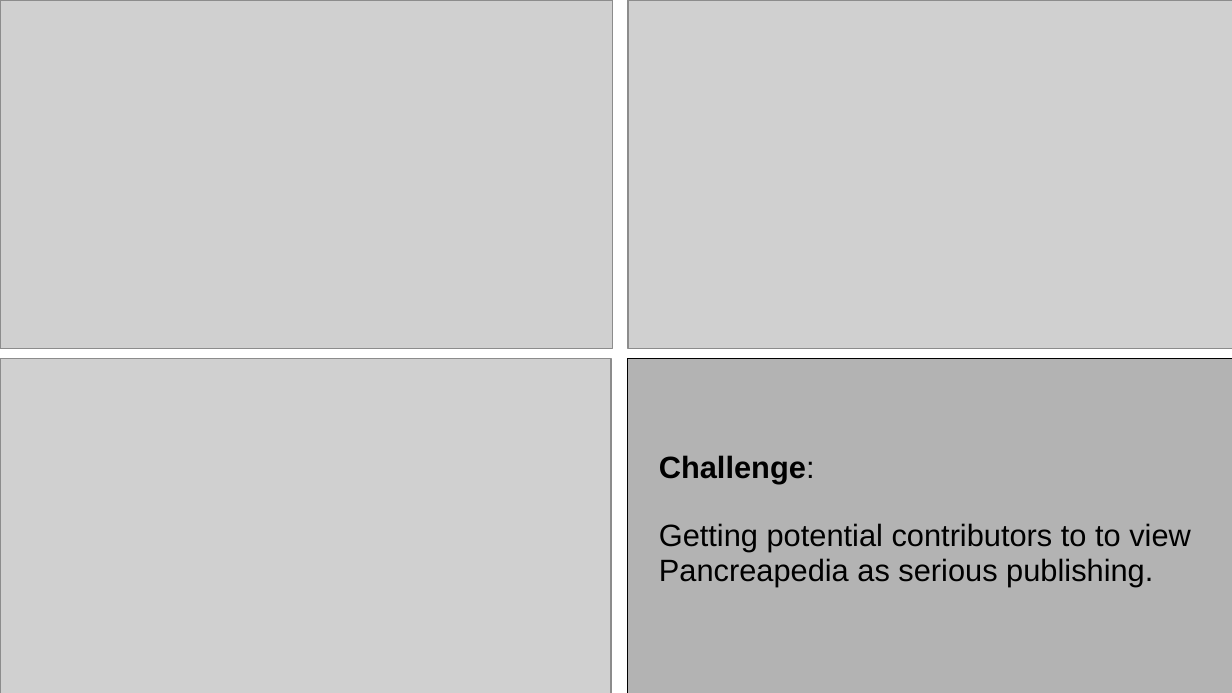
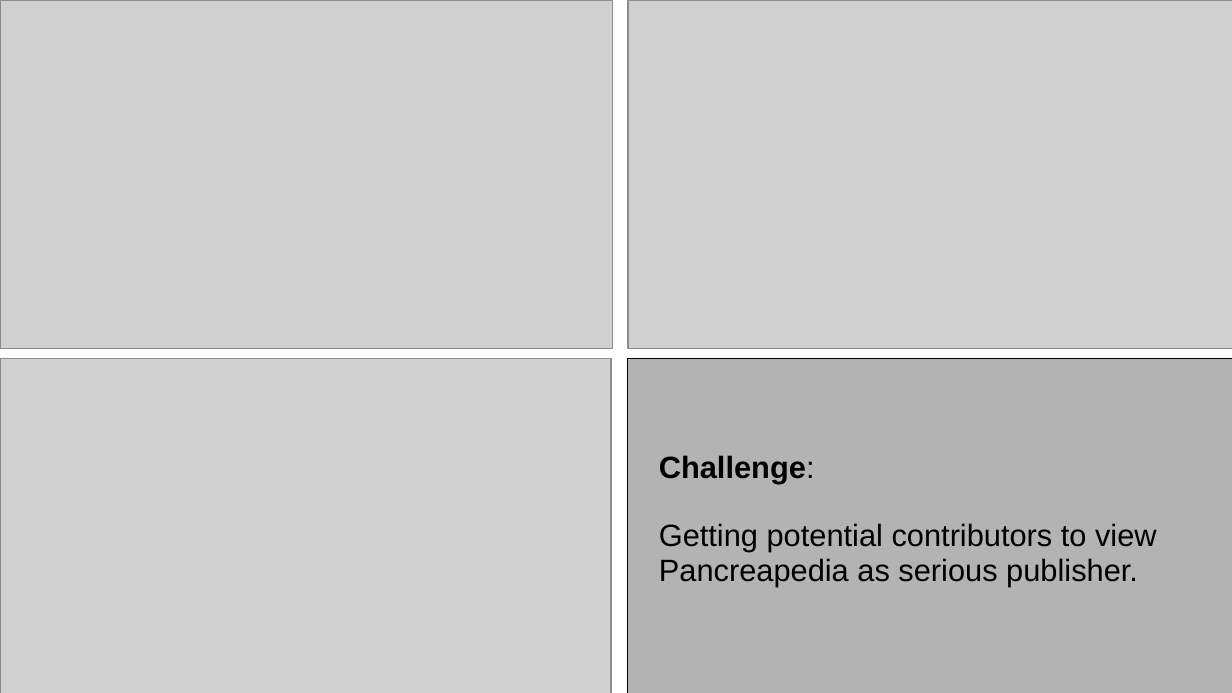
Before and after one commit to bryanesmith/panc-lightning-talk, a slide deck: slide 7 of pancreapedia-mlib-lightning.2012-07.ppt. Drawn at 1232x693 pixels with LibreOffice and Linux fonts; fonts in the diff are those of the drawing; grey boxes stand for pictures; background and template pictures are left out. Boxes give left, top, right and bottom in pixels: in the first picture for what was removed or moved away, otherwise in the second. Text is boxed around its words. In the diff, an @@ line names an element or a change of style, - is before the commit and + after.

```diff
--- a/pancreapedia-mlib-lightning.2012-07.ppt
+++ b/pancreapedia-mlib-lightning.2012-07.ppt
@@ text at box(659, 523, 1157, 586): text changed @@
-Getting potential contributors to to view
-Pancreapedia as serious publishing.
+Getting potential contributors to view
+Pancreapedia as serious publisher.
```
Also in this commit, not shown: 4 other slides changed, 1 other file.
